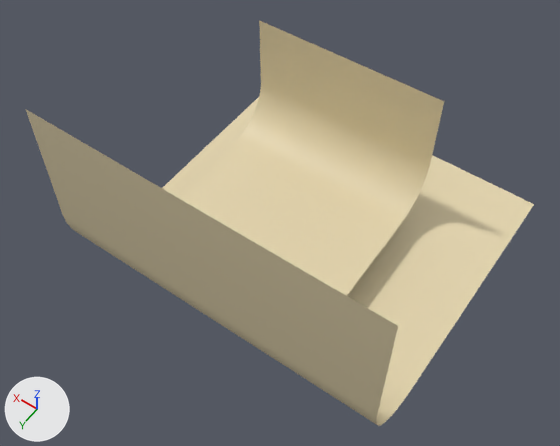
The glTF model assets/fnyuHouse.glb, before and after one commit.
One viewpoint serves both versions: a 50 mm camera at (-39.1, 58.7, 84.2) aimed at (-2.4, 7.3, 3.4). Arrows for +X, +Y and +Z are at lower left; the lights stay in place. The picture after the commit comes second. Where no turn or scale is listed for an object, it has been applied to the vertices.

Names of what the first picture shows: '平面.003', '平面.009'.
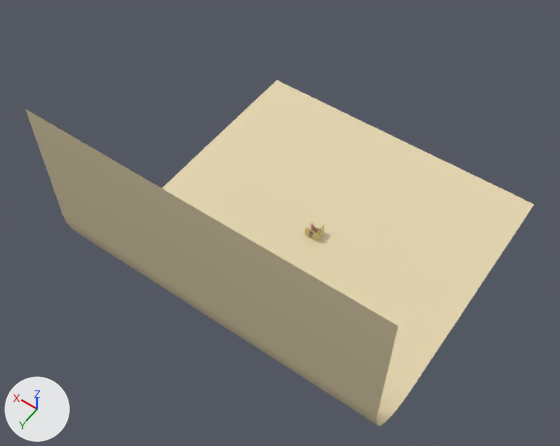
Changed parts and their boxes (x1, y1, x2, y2) in the pictures (560 x 446 px):
'平面.003', deleted (beige)
    before: (179, 20, 444, 296)

What changed in the scene script:
```text
Remove ob_平面_003:
    ob_平面_003 = bpy.data.objects.new('平面.003', me_平面_003)
    ob_平面_003.location = (0.9, 1.3, -3.1)
```
